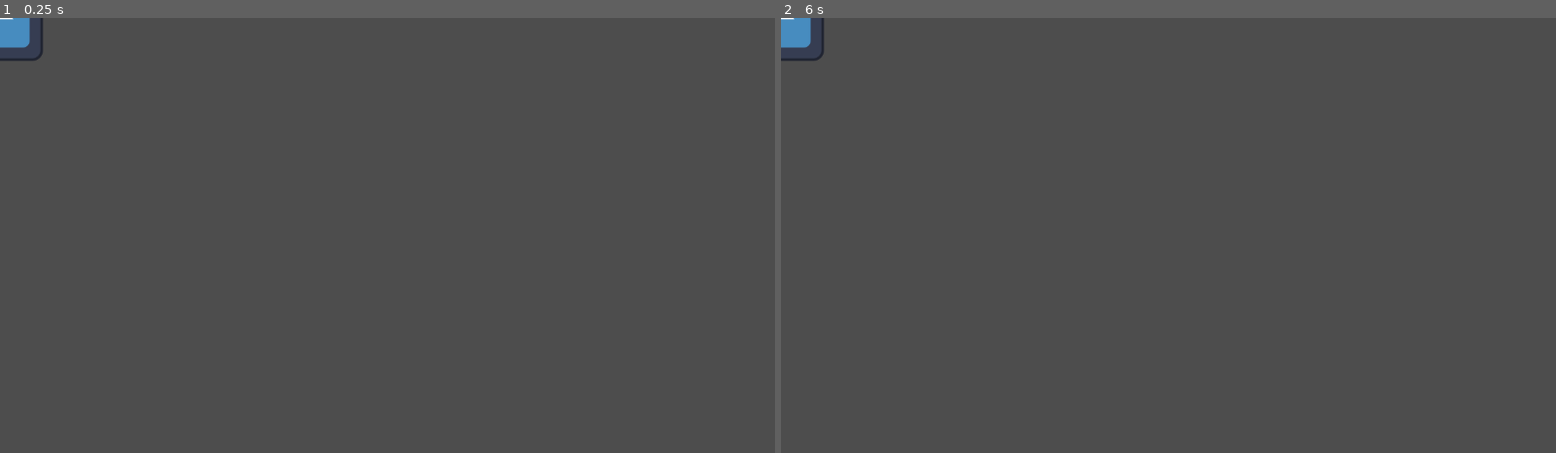
Above: before the commit, frames 1-2 (left to right).
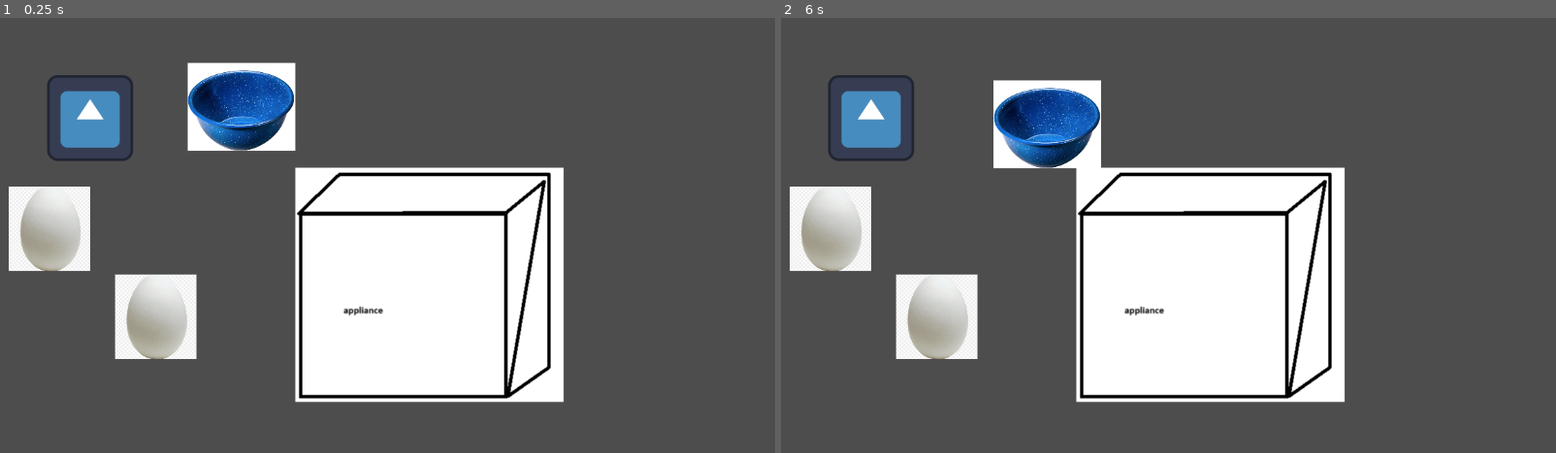
Above: after the commit, the same moments.

Repository: angelasrsh/godot4-cooking-game
Game: Godot game, scene res://scenes/kitchen.tscn
Two runs of this game, one before a commit and one after it. Both use one fixed random seed, a clock stepped at 60 frames per second and the inputs below. Before the commit the project starts from res://scenes/item_container.tscn. The engine's default icon, where the game draws it, is replaced by a stand-in: a white triangle on a blue panel in a dark square.
Inputs (mouse positions are in pixels of both pictures, inside the frame that each line leads up to):
- Up to frame 1 (0.25 s): no input
- Up to frame 2 (6 s): tap Enter at 0.5, 2, 3.5 s; move the mouse to (1339, 213) at 0.52 s; click (1339, 213) at 0.6 s; tap Space at 1.25, 2.75, 4.25 s; move the mouse to (1013, 257) at 1.27 s; click (1013, 257) at 1.35 s; move the mouse to (1246, 139) at 2.02 s; click (1246, 139) at 2.1 s; move the mouse to (1129, 322) at 2.77 s; click (1129, 322) at 2.85 s; move the mouse to (1401, 300) at 3.52 s; click (1401, 300) at 3.6 s; move the mouse to (936, 170) at 4.27 s; click (936, 170) at 4.35 s; move the mouse to (1207, 235) at 5.02 s; click (1207, 235) at 5.1 s; move the mouse to (1052, 126) at 5.77 s; click (1052, 126) at 5.85 s

The runs differ from the first frame. In frame 1, 27% of the frame differs, in the area x 0-73%, y 0-89%; in frame 2, 27%.

Commit message:
More things (two eggs and a bowl) to drag and drop in the kitchen. Need to fix bug where you pick up everything at once.

Diff:
--- a/Item_Container.gd
+++ b/Item_Container.gd
@@ -2,6 +2,14 @@
 
 var in_item: bool = false;
 var is_dragging: bool = false;
+
+#Sprite image when being dragged
+@export var dragSprite: Texture2D;
+
+var staticSprite: Texture2D;
+
+func _ready():
+	staticSprite = $Sprite2D.texture;
 
 
 func _process(_delta):
@@ -10,11 +18,11 @@
 			is_dragging = true;
 	if Input.is_action_just_released("hold"):
 		is_dragging = false;
-		$Sprite2D.texture = load("res://icon.svg")
+		$Sprite2D.texture = staticSprite;
 
 	if is_dragging:
 		global_position = get_viewport().get_mouse_position()
-		$Sprite2D.texture = load("res://graphics/grab_placeholder.png")
+		$Sprite2D.texture = dragSprite;
 
 
 func _on_area_2d_mouse_entered():
--- a/project.godot
+++ b/project.godot
@@ -11,7 +11,7 @@
 [application]
 
 config/name="CookingGame"
-run/main_scene="res://scenes/item_container.tscn"
+run/main_scene="res://scenes/kitchen.tscn"
 config/features=PackedStringArray("4.2", "Forward Plus")
 config/icon="res://icon.svg"
 
--- /dev/null
+++ b/scenes/bowl.tscn
@@ -0,0 +1,15 @@
+[gd_scene load_steps=3 format=3 uid="uid://e6q4ricmpr2k"]
+
+[ext_resource type="PackedScene" uid="uid://fie0jqp113iw" path="res://scenes/item_container.tscn" id="1_7easw"]
+[ext_resource type="Texture2D" uid="uid://stsrbgbn4yo5" path="res://graphics/Bowl.png" id="2_ephha"]
+
+[node name="bowl" instance=ExtResource("1_7easw")]
+dragSprite = ExtResource("2_ephha")
+
+[node name="Sprite2D" parent="." index="0"]
+position = Vector2(-7, -3.50001)
+scale = Vector2(0.154589, 0.187948)
+texture = ExtResource("2_ephha")
+
+[node name="CollisionShape2D" parent="Area2D" index="0"]
+position = Vector2(-6, -1.5)
--- /dev/null
+++ b/scenes/egg.tscn
@@ -0,0 +1,18 @@
+[gd_scene load_steps=4 format=3 uid="uid://b51jtokeq4srx"]
+
+[ext_resource type="PackedScene" uid="uid://fie0jqp113iw" path="res://scenes/item_container.tscn" id="1_n8rgu"]
+[ext_resource type="Texture2D" uid="uid://2tyu22ul62ra" path="res://graphics/Egg.png" id="2_yrc5y"]
+
+[sub_resource type="CircleShape2D" id="CircleShape2D_t5b2o"]
+radius = 58.5875
+
+[node name="Egg" instance=ExtResource("1_n8rgu")]
+dragSprite = ExtResource("2_yrc5y")
+
+[node name="Sprite2D" parent="." index="0"]
+position = Vector2(-0.500005, 0.0542188)
+scale = Vector2(0.182229, 0.180879)
+texture = ExtResource("2_yrc5y")
+
+[node name="CollisionShape2D" parent="Area2D" index="0"]
+shape = SubResource("CircleShape2D_t5b2o")
--- a/scenes/item_container.tscn
+++ b/scenes/item_container.tscn
@@ -1,13 +1,15 @@
-[gd_scene load_steps=4 format=3 uid="uid://fie0jqp113iw"]
+[gd_scene load_steps=5 format=3 uid="uid://fie0jqp113iw"]
 
 [ext_resource type="Script" path="res://Item_Container.gd" id="1_mg1se"]
 [ext_resource type="Texture2D" uid="uid://1yoy1xiqrgwh" path="res://icon.svg" id="2_112tx"]
+[ext_resource type="Texture2D" uid="uid://n5rui285t005" path="res://graphics/grab_placeholder.png" id="2_gs883"]
 
 [sub_resource type="RectangleShape2D" id="RectangleShape2D_56o1c"]
-size = Vector2(127, 127)
+size = Vector2(138, 127)
 
 [node name="Item_Container" type="Node2D"]
 script = ExtResource("1_mg1se")
+dragSprite = ExtResource("2_gs883")
 
 [node name="Sprite2D" type="Sprite2D" parent="."]
 texture = ExtResource("2_112tx")
--- /dev/null
+++ b/scenes/kitchen.tscn
@@ -0,0 +1,23 @@
+[gd_scene load_steps=5 format=3 uid="uid://j8p4umkpljnd"]
+
+[ext_resource type="PackedScene" uid="uid://hskecqtd34y2" path="res://scenes/station.tscn" id="1_ob8jg"]
+[ext_resource type="PackedScene" uid="uid://fie0jqp113iw" path="res://scenes/item_container.tscn" id="2_b3wbg"]
+[ext_resource type="PackedScene" uid="uid://b51jtokeq4srx" path="res://scenes/egg.tscn" id="3_osj5e"]
+[ext_resource type="PackedScene" uid="uid://e6q4ricmpr2k" path="res://scenes/bowl.tscn" id="4_c8r5x"]
+
+[node name="Kitchen" type="Node2D"]
+
+[node name="Station" parent="." instance=ExtResource("1_ob8jg")]
+position = Vector2(639, 398)
+
+[node name="Item_Container" parent="." instance=ExtResource("2_b3wbg")]
+position = Vector2(134, 149)
+
+[node name="Egg" parent="." instance=ExtResource("3_osj5e")]
+position = Vector2(232, 445)
+
+[node name="Egg2" parent="." instance=ExtResource("3_osj5e")]
+position = Vector2(74, 314)
+
+[node name="bowl" parent="." instance=ExtResource("4_c8r5x")]
+position = Vector2(366, 136)
--- /dev/null
+++ b/scenes/station.gd
@@ -0,0 +1,9 @@
+extends Area2D
+
+var type: String;
+
+signal on_surface(station_type: String);
+
+
+func _on_surface_area_body_entered(body):
+	on_surface.emit(type);
--- /dev/null
+++ b/scenes/station.tscn
@@ -0,0 +1,29 @@
+[gd_scene load_steps=5 format=3 uid="uid://hskecqtd34y2"]
+
+[ext_resource type="Script" path="res://scenes/station.gd" id="1_2mbw7"]
+[ext_resource type="Texture2D" uid="uid://4ko8527b3qau" path="res://graphics/Appliance.png" id="1_tj7fc"]
+
+[sub_resource type="RectangleShape2D" id="RectangleShape2D_3p3i0"]
+size = Vector2(19.9104, 20)
+
+[sub_resource type="RectangleShape2D" id="RectangleShape2D_nm2tw"]
+size = Vector2(245, 45)
+
+[node name="Station" type="Area2D"]
+script = ExtResource("1_2mbw7")
+
+[node name="Sprite2D" type="Sprite2D" parent="."]
+texture = ExtResource("1_tj7fc")
+
+[node name="CollisionShape2D" type="CollisionShape2D" parent="."]
+position = Vector2(0.899982, 1.65939e-05)
+scale = Vector2(20.08, 17.4)
+shape = SubResource("RectangleShape2D_3p3i0")
+
+[node name="SurfaceArea" type="Area2D" parent="."]
+
+[node name="CollisionShape2D" type="CollisionShape2D" parent="SurfaceArea"]
+position = Vector2(-11.5, -135.5)
+shape = SubResource("RectangleShape2D_nm2tw")
+
+[connection signal="body_entered" from="SurfaceArea" to="." method="_on_surface_area_body_entered"]
Binary file added: graphics/Appliance.png
Not shown, added: graphics/Appliance.png.import
Binary file added: graphics/Bowl.png
Not shown, added: graphics/Bowl.png.import
Binary file added: graphics/Egg.png
Not shown, added: graphics/Egg.png.import
